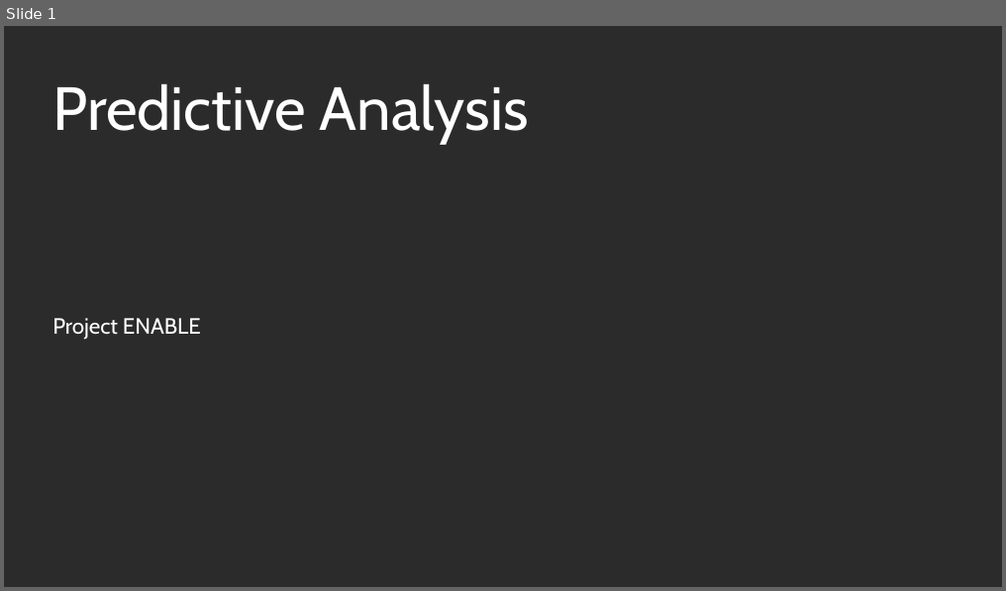
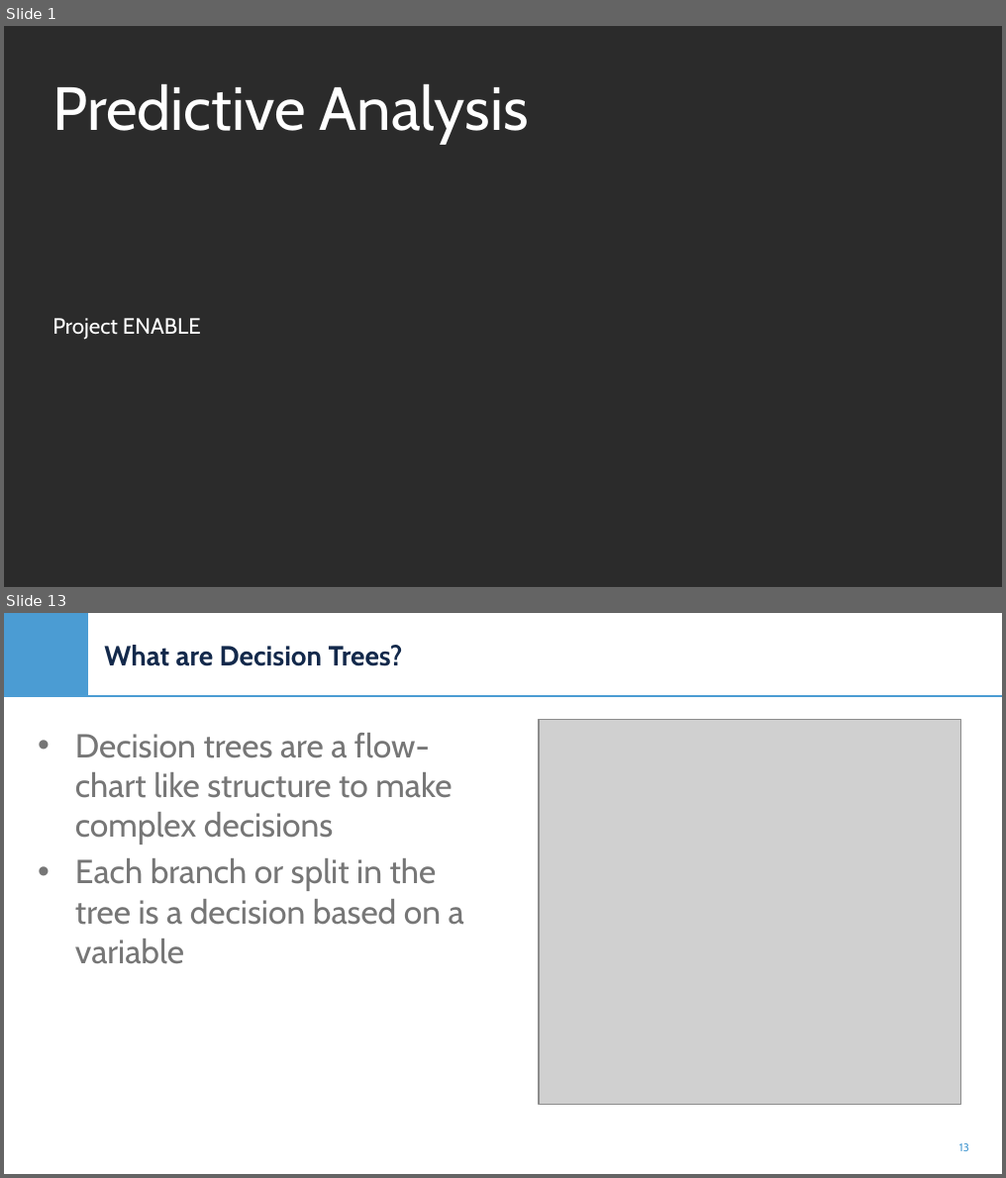
Before and after one commit to e-cui/ENABLE-HiDAV-Online-Modules, a slide deck: Data Mining Modules/Presentations/Predictive Analysis.pptx. Shown one above the other, each under a label of ours: slide 1 before the commit, slides 1 and 13 after it; the slides between them are not shown. The pictures are 1006x591 and 1006x1178 pixels, drawn with LibreOffice and Linux fonts; fonts in the diff are those of the drawing; grey boxes stand for pictures; background and template pictures are left out; a plain dark background stands for a picture behind light text. Boxes give left, top, right and bottom in pixels: in the first picture for what was removed or moved away, otherwise in the second. Text is boxed around its words. In the diff, an @@ line names an element or a change of style, - is before the commit and + after.

```diff
--- a/Data Mining Modules/Presentations/Predictive Analysis.pptx
+++ b/Data Mining Modules/Presentations/Predictive Analysis.pptx
@@ slide 13 added at (x1=4, y1=613, x2=1002, y2=1174), background picture (left out) @@
@@ rectangle added at (x1=4, y1=613, x2=88, y2=696), fill #4B9CD3 @@
@@ title added at (x1=104, y1=645, x2=403, y2=666), 20 pt, text #13294B, bold @@
+What are Decision Trees?
@@ line added from (4, 696) to (1002, 696), #4B9CD3 1 pt @@
@@ picture added at (x1=539, y1=720, x2=961, y2=1105) @@
@@ text added at (x1=75, y1=733, x2=464, y2=964), 24 pt, text #767676 @@
+• Decision trees are a flow-chart like structure to make complex decisions
+• Each branch or split in the tree is a decision based on a variable
@@ page number added at (x1=959, y1=1144, x2=969, y2=1152), 8 pt, text #4B9CD3 @@
+13
```
Also in this commit, not shown: 3 slides changed, 29 other slides added, 14 slides removed.
